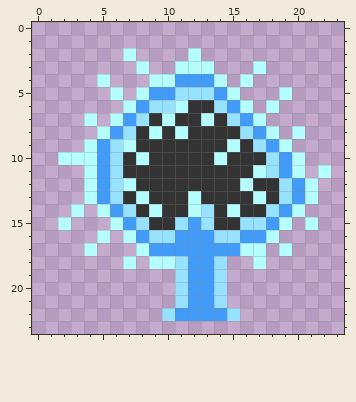
Pixel-art sprite: sinkdungeon_resource/Texture/building/lamp002.png. Above: the version before the commit.
The file is 24x24 pixels.
The same view after the edit:
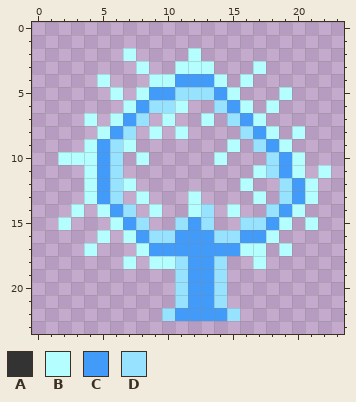
Palette (. is transparent): A #333333  B #b4feff  C #439bf9  D #96e2ff
Diff:
y 6: x 12..13 AA -> ..
y 7: x 9 A -> .; x 11..12 AA -> ..; x 14 A -> .
y 8: x 8 A -> .; x 10 A -> .; x 12..15 AAAA -> ....
y 9: x 8..14 AAAAAAA -> .......; x 16 A -> .
y 10: x 7 A -> .; x 9..13 AAAAA -> .....; x 15..17 AAA -> ...
y 11: x 7..16 AAAAAAAAAA -> ..........
y 12: x 8..15 AAAAAAAA -> ........; x 17..18 AA -> ..
y 13: x 7 A -> .; x 9..11 AAA -> ...; x 13..16 AAAA -> ....; x 18 A -> .
y 14: x 8 A -> .; x 10..11 AA -> ..; x 14 A -> .; x 16..17 AA -> ..
y 15: x 9..10 AA -> ..; x 14..15 AA -> ..
